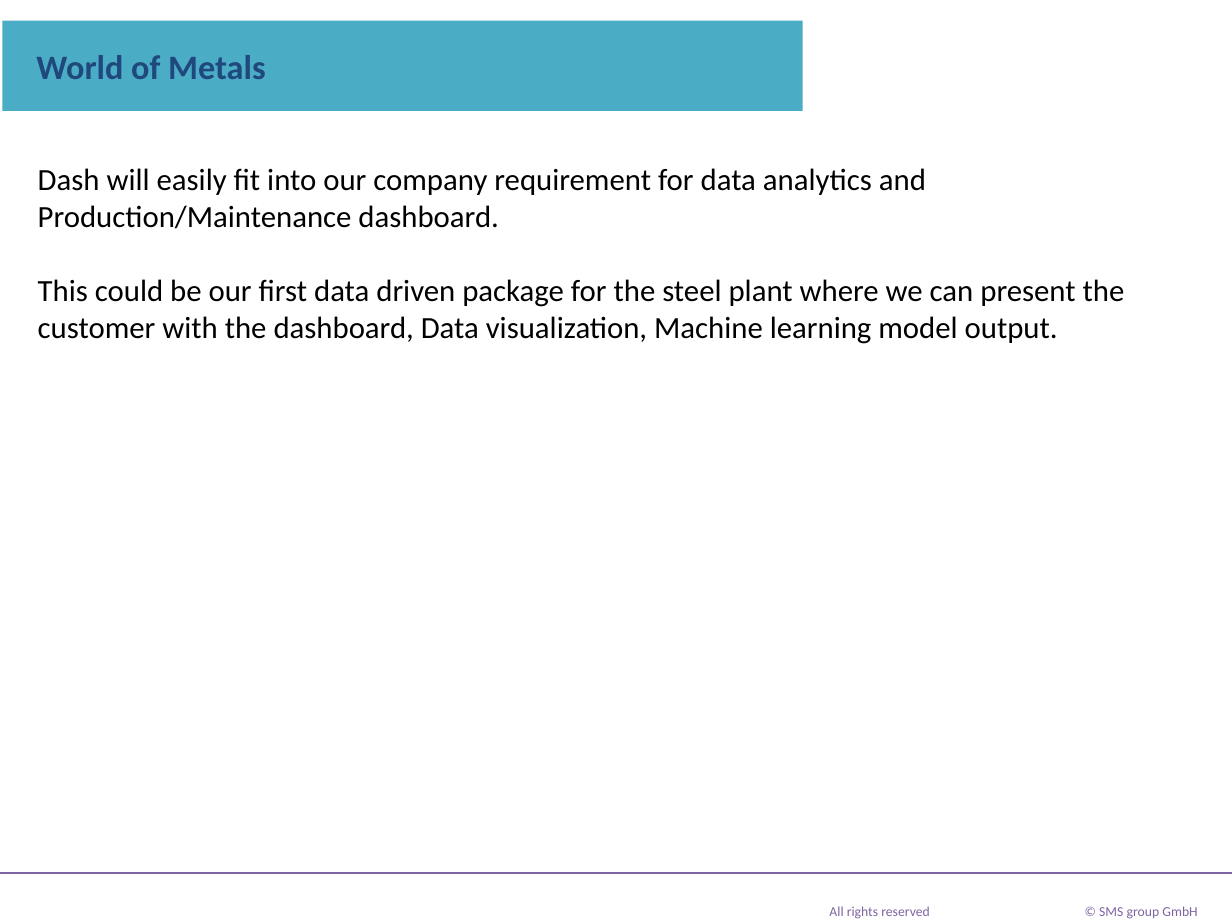
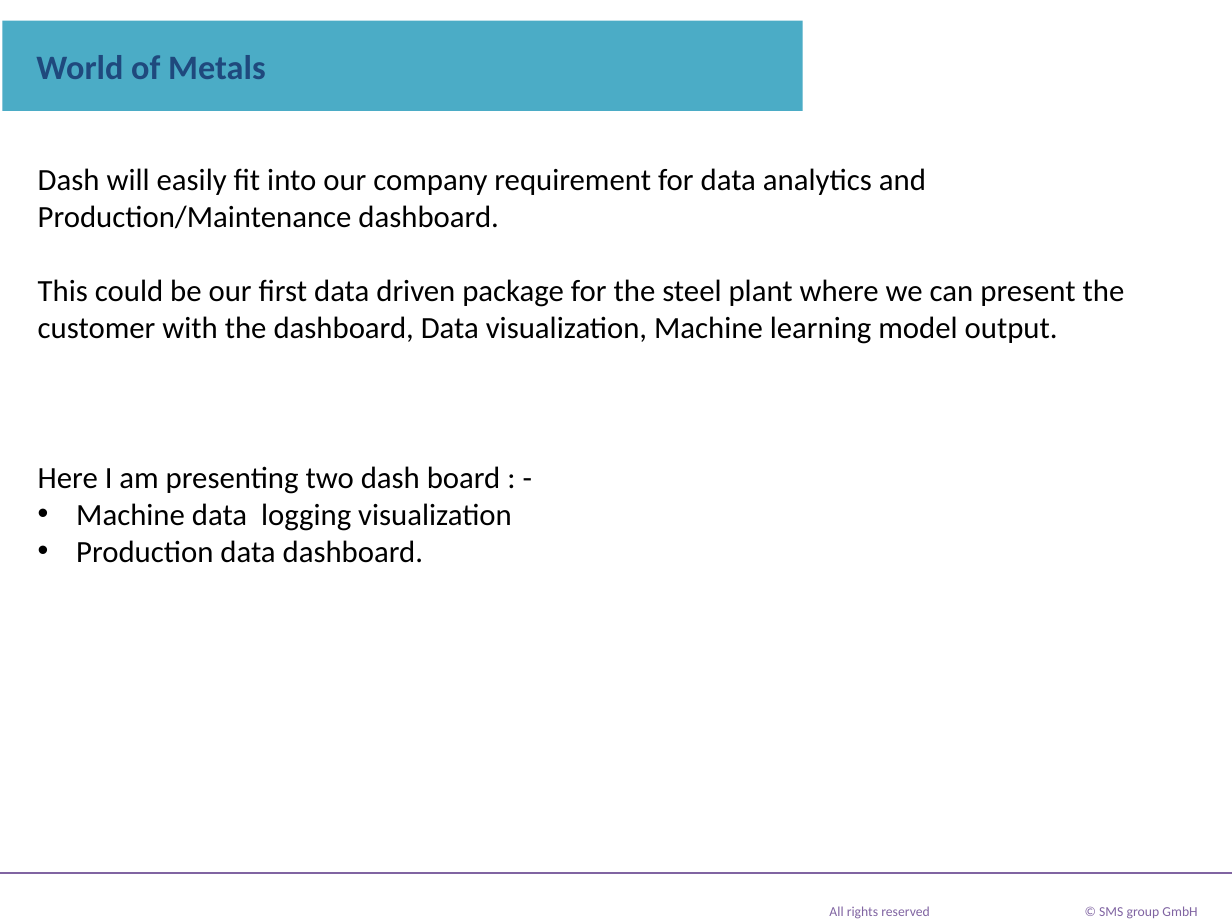
Before and after one commit to mrmanishprasadroy/Dash_Monitoring_Tool, a slide deck: slide 6 of PlotlyDashboard.pptx (slide 12 before the commit). Drawn at 1232x924 pixels with LibreOffice and Linux fonts; fonts in the diff are those of the drawing; background and template pictures are left out. Boxes give left, top, right and bottom in pixels: in the first picture for what was removed or moved away, otherwise in the second. Text is boxed around its words. In the diff, an @@ line names an element or a change of style, - is before the commit and + after.

```diff
--- a/PlotlyDashboard.pptx
+++ b/PlotlyDashboard.pptx
@@ text added at <box>38,466,512,563</box>, 18 pt, text #000000 @@
+Here I am presenting two dash board : -
+• Machine data logging visualization
+• Production data dashboard.
```
Also in this commit, not shown: 2 other slides changed, 6 slides added, 8 slides removed, 2 other files.
